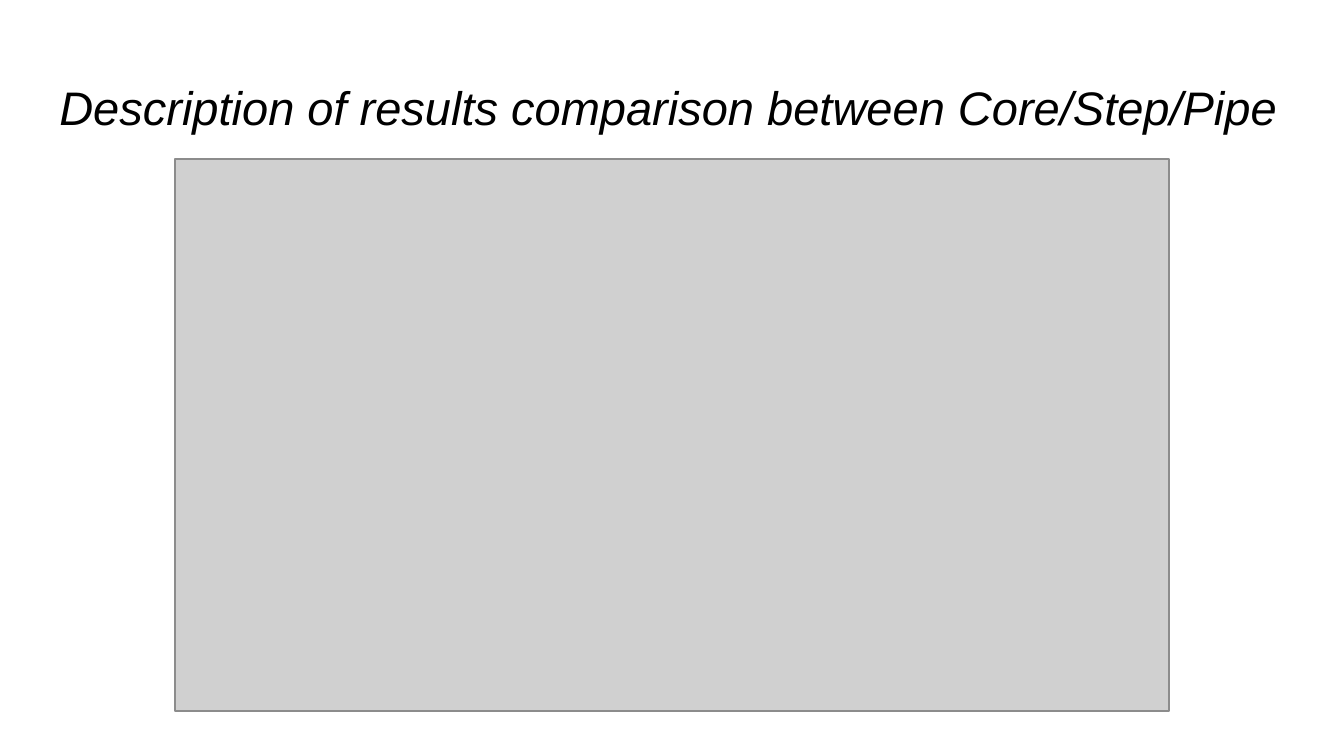
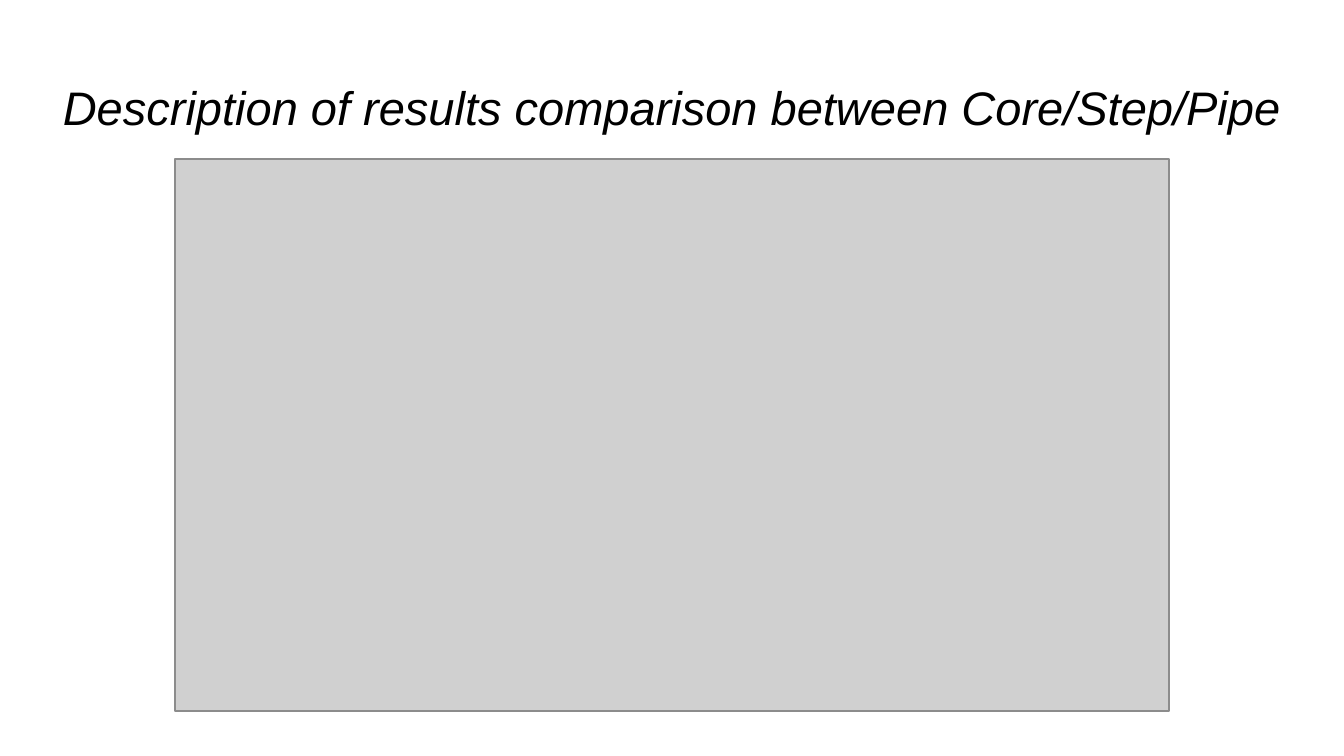
Before and after one commit to cosimop2000/BDMG-vehicle-accidents, a slide deck: slide 12 of Ferrari-Pavone-Pederzoli.pptx (slide 11 before the commit). Drawn at 1344x756 pixels with LibreOffice and Linux fonts; fonts in the diff are those of the drawing; grey boxes stand for pictures. Boxes give left, top, right and bottom in pixels: in the first picture for what was removed or moved away, otherwise in the second. Text is boxed around its words. In the diff, an @@ line names an element or a change of style, - is before the commit and + after.

```diff
--- a/Ferrari-Pavone-Pederzoli.pptx
+++ b/Ferrari-Pavone-Pederzoli.pptx
@@ title "Description of results comparison between ..." at (63, 91, 1280, 134): alignment left to centre @@
```
Also in this commit, not shown: 9 other slides changed, 1 slide added.
